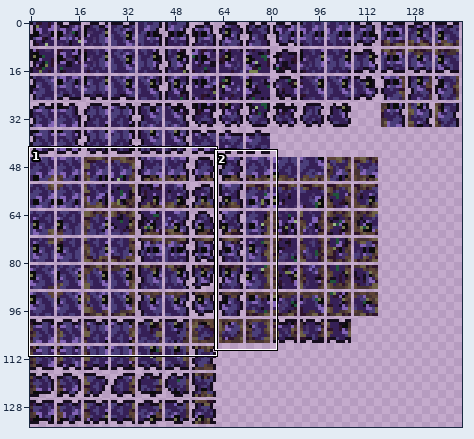
Two versions of one sprite sheet, Assets/Textures/CrorpStoneRE.png. Above, an overview of the earlier version with the close-up marked.
Close-up. The starting point:
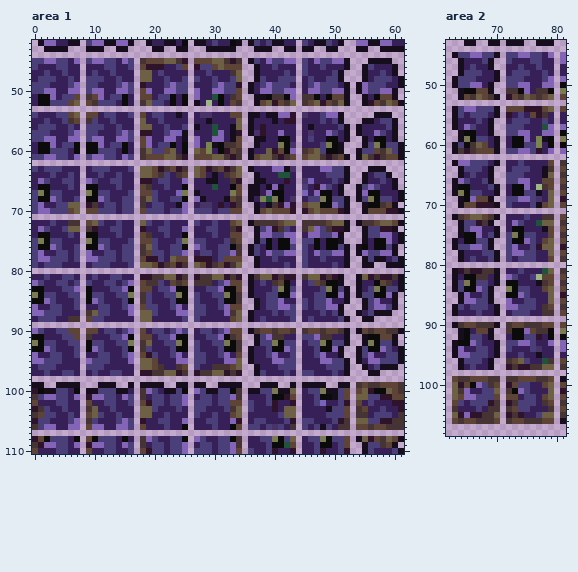
The file is 288x270 pixels, drawn in blocks of 2x2; one block is one cell here. Shown: area 1: x 0..61, y 42..110; area 2: x 62..81, y 43..108. The commit also changed other parts of the picture, which this record leaves out.
And afterwards:
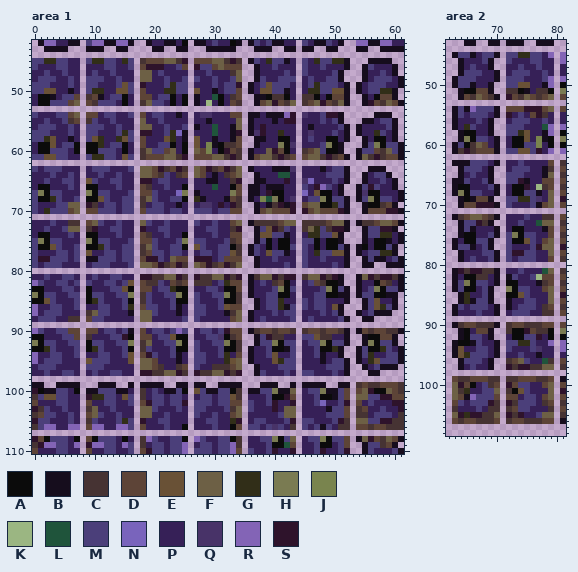
Palette (. is transparent): A #0b0b0b  B #160d1d  C #463333  D #5d4437  E #695136  F #6d6045  G #312e18  H #7a7b52  J #79844e  K #9bb682  L #1f543b  M #4b3f7a  N #7964bc  P #362057  Q #483368  R #8364b6  S #2e132b
Difference:
Area 1:
y 45: x 2..3 RR -> GG; x 7 R -> P; x 10..11 RR -> GG; x 15 R -> G; x 39 R -> G; x 42..43 RR -> BP; x 47 R -> G; x 50..51 RR -> GG
y 49: x 7 R -> P; x 15 R -> E; x 23 R -> G; x 31 R -> P; x 39 R -> E; x 47 R -> G; x 55 R -> P
y 50: x 2..3 RR -> EE; x 6..7 RR -> BP; x 10..11 RR -> GG; x 14..15 RR -> EE; x 19 R -> P; x 22..23 RR -> GG; x 27 R -> E; x 30..31 RR -> BP; x 38..39 RR -> EE; x 42..43 RR -> BP; x 46..47 RR -> GG; x 50..51 RR -> EE; x 55 R -> P; x 58..59 RR -> GG
y 51: x 3 R -> B; x 11 R -> B; x 27 R -> B; x 43 R -> P
y 54: x 41 R -> B; x 49..50 RR -> SS
y 57: x 7 R -> P; x 15 R -> G; x 23 R -> G; x 31 R -> P; x 41 R -> G; x 49 R -> P; x 57 R -> G
y 58: x 2..3 RR -> GE; x 6..7 RR -> BP; x 10..11 RR -> EG; x 14..15 RR -> GE; x 19 R -> P; x 22..23 RR -> EG; x 27 R -> E; x 30..31 RR -> BP
y 59: x 3 R -> E; x 11 R -> G; x 19 R -> P; x 27 R -> E
y 60: x 43 R -> P
y 61: x 2..3 RR -> EE; x 7 R -> P; x 10..11 RR -> GG; x 15 R -> E
y 63: x 40..41 RR -> BB; x 48..49 RR -> BP
y 65: x 1 R -> P; x 9 R -> E; x 25 R -> P
y 66: x 40 R -> B; x 56 R -> S
y 67: x 39 R -> S; x 47 R -> E; x 55 R -> Q
y 68: x 3 R -> G; x 11 R -> E; x 27 R -> G
y 69: x 1 R -> P; x 25 R -> P; x 42 R -> B; x 50 R -> G
y 70: x 1..2 RR -> PG; x 25 R -> P
y 73: x 1 R -> P; x 25 R -> P; x 39 R -> E; x 47 R -> G
y 74: x 38..39 RR -> EE; x 42..43 RR -> BP; x 46..47 RR -> GG; x 50 R -> E; x 58..59 RR -> GG
y 75: x 43 R -> P; x 59 R -> B
y 76: x 3 R -> E; x 11 R -> G; x 27 R -> E
y 77: x 1 R -> P; x 9 R -> E; x 25 R -> P; x 33 R -> E; x 39 R -> E; x 42..43 RR -> BP; x 47 R -> G; x 50..51 RR -> EE; x 55 R -> P; x 58..59 RR -> GG
y 78: x 1..2 RR -> SS; x 9..10 RR -> BB
y 82: x 16 R -> E; x 32 R -> G
y 83: x 7 R -> P; x 15 R -> E; x 23 R -> G; x 31 R -> P
y 84: x 43 R -> P; x 51 R -> B; x 59 R -> B
y 85: x 2 R -> E; x 10 R -> G; x 41 R -> G; x 49 R -> P; x 57 R -> E
y 86: x 16 R -> G; x 24 R -> B; x 32 R -> E; x 41..42 RR -> GB; x 49..50 RR -> PE; x 57..58 RR -> EG
y 87: x 1 R -> P; x 16 R -> B; x 24..25 RR -> BP; x 32 R -> B
y 90: x 16 R -> B; x 32 R -> S
y 91: x 15 R -> S; x 23 R -> E; x 31 R -> Q; x 39 R -> S; x 47 R -> E
y 93: x 2 R -> G; x 10 R -> G; x 42 R -> B; x 50 R -> G; x 58 R -> G
y 94: x 16 R -> E; x 24 R -> B; x 32 R -> G; x 40 R -> E; x 48 R -> B; x 56 R -> G
y 95: x 1 R -> P; x 9 R -> E; x 16 R -> E; x 24..25 RR -> BP; x 32..33 RR -> GE; x 40..41 RR -> EG; x 48..49 RR -> BP; x 56..57 RR -> GE
y 100: x 19 R -> P; x 27 R -> E
y 101: x 2..3 RR -> EE; x 7 R -> P; x 10..11 RR -> GG; x 15 R -> E; x 25 R -> P; x 33 R -> E
y 102: x 25 R -> S
y 105: x 7 R -> P; x 15 R -> G; x 25 R -> P; x 33 R -> G
Area 2:
y 45: x 66..67 RR -> BP; x 74..75 RR -> GG
y 50: x 66..67 RR -> BP; x 74..75 RR -> EE; x 78 R -> B
y 51: x 75 R -> B
y 54: x 65 R -> B
y 57: x 65 R -> G
y 58: x 74..75 RR -> GE; x 78 R -> B
y 59: x 75 R -> E
y 61: x 74..75 RR -> EE
y 63: x 64..65 RR -> BB
y 66: x 64 R -> B; x 74..75 RR -> SB
y 67: x 75 R -> S
y 69: x 66 R -> B; x 74..75 RR -> GG
y 73: x 73 R -> P
y 74: x 66..67 RR -> BP
y 75: x 67 R -> P
y 76: x 75 R -> E
y 77: x 66..67 RR -> BP; x 73 R -> P
y 78: x 73..74 RR -> SS
y 82: x 72 R -> B
y 84: x 67 R -> P
y 85: x 65 R -> G; x 74 R -> E
y 86: x 65..66 RR -> GB; x 72 R -> B
y 87: x 72..73 RR -> BP
y 91: x 75 R -> S
y 93: x 66 R -> B; x 74..75 RR -> GG
y 94: x 64 R -> E
y 95: x 64..65 RR -> EG
y 100: x 67 R -> P
y 101: x 65 R -> G; x 74 R -> E
y 102: x 65 R -> B
y 105: x 65 R -> G
